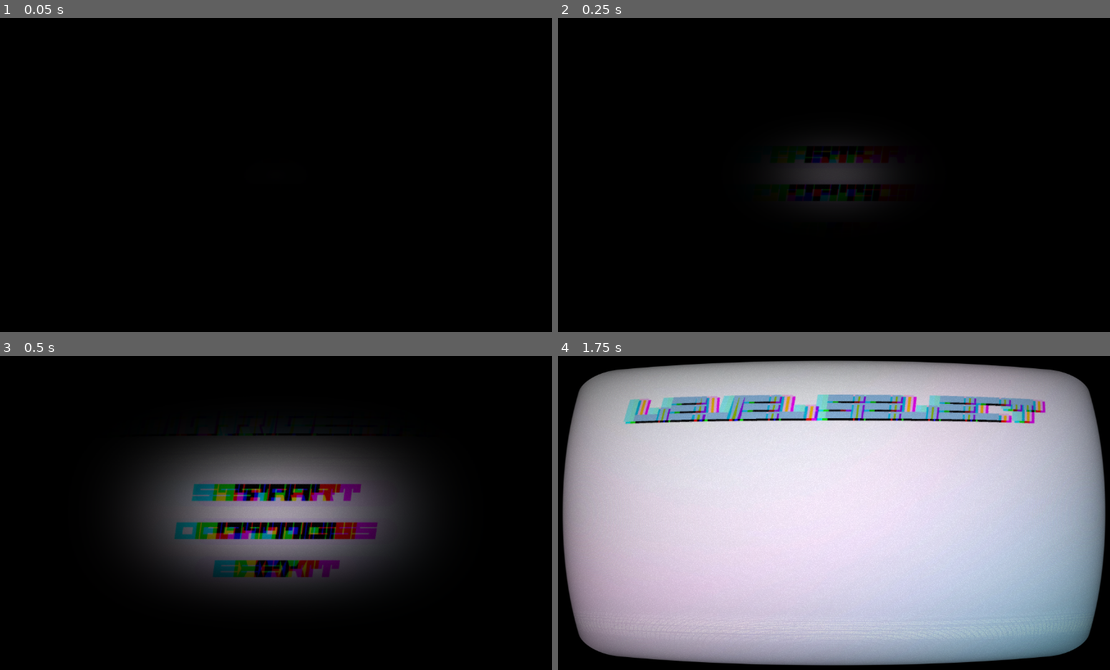
Above: before the commit, frames 1-4 (two rows, left to right).
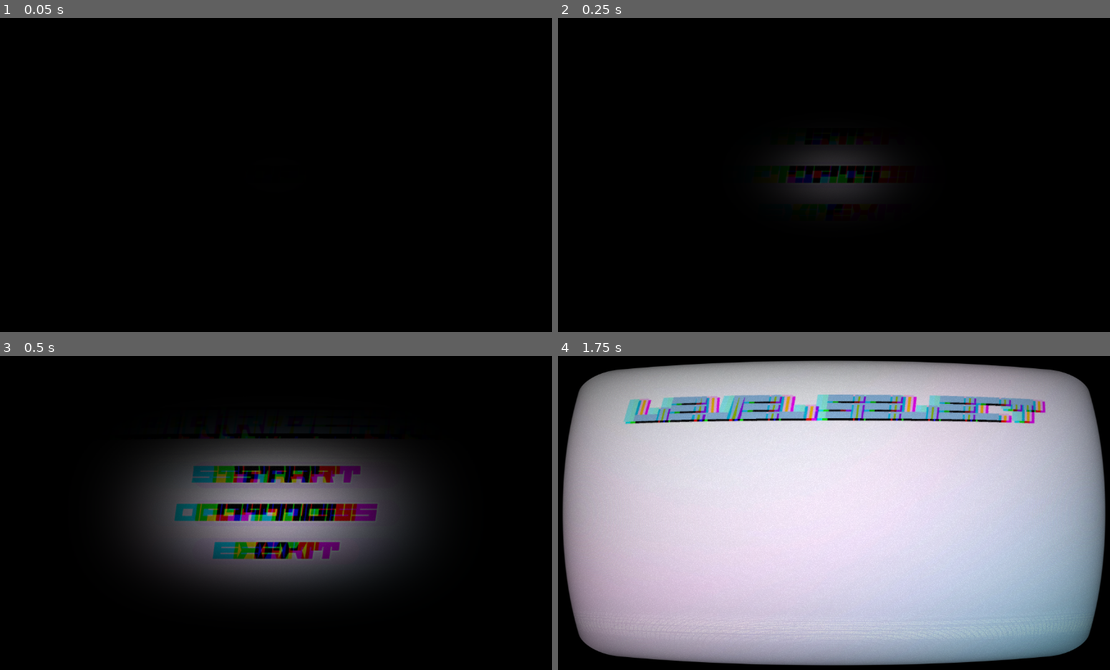
Above: after the commit, the same moments.

Repository: Calverin/Radio-Rideshare
Game: Godot game, scene res://Scenes/Menus/main_menu.tscn
The game is run twice, just before and just after one commit, with the same random seed, the same clock (stepped at 60 frames per second) and the same inputs. The engine's default icon, where the game draws it, is replaced by a stand-in: a white triangle on a blue panel in a dark square. Sound files missing from this copy of the repository are replaced by a short silence.
Inputs (mouse positions are in pixels of both pictures, inside the frame that each line leads up to):
- Up to frame 1 (0.05 s): no input
- Up to frame 2 (0.25 s): no input
- Up to frame 3 (0.5 s): no input
- Up to frame 4 (1.75 s): click "Start" at 0.5 s; move the mouse to (960, 497) at 1.27 s; hold , (quick_right) from 1.28 s (still down); hold Space (honk) from 1.28 s (still down)

The runs differ from the first frame. In frame 2, 1.9% of the frame differs, in the area x 41-60%, y 41-59%; in frame 3, 9.3%, in the area x 31-69%, y 24-71%; in frame 4, nothing differs.

Commit message:
Outlines in main menu

Diff:
--- a/Scenes/Menus/main_menu.tscn
+++ b/Scenes/Menus/main_menu.tscn
@@ -53,10 +53,6 @@
 anchors_preset = 15
 anchor_right = 1.0
 anchor_bottom = 1.0
-offset_left = -164.0
-offset_top = -138.0
-offset_right = 162.0
-offset_bottom = 138.0
 grow_horizontal = 2
 grow_vertical = 2
 mouse_filter = 2
@@ -66,19 +62,20 @@
 [node name="VBoxContainer" type="VBoxContainer" parent="."]
 show_behind_parent = true
 layout_mode = 1
-anchors_preset = 7
+anchors_preset = 8
 anchor_left = 0.5
-anchor_top = 1.0
+anchor_top = 0.5
 anchor_right = 0.5
-anchor_bottom = 1.0
-offset_left = -205.0
-offset_top = -390.0
-offset_right = 205.0
-offset_bottom = -88.0
+anchor_bottom = 0.5
+offset_left = -210.0
+offset_top = -187.5
+offset_right = 210.0
+offset_bottom = 187.5
 grow_horizontal = 2
-grow_vertical = 0
+grow_vertical = 2
 theme = SubResource("Theme_ttqu0")
 theme_override_constants/separation = 24
+alignment = 1
 
 [node name="StartButton" type="Button" parent="VBoxContainer"]
 show_behind_parent = true
@@ -87,6 +84,8 @@
 theme_override_colors/font_pressed_color = Color(0, 0, 0, 1)
 theme_override_colors/font_focus_color = Color(0, 0, 0, 1)
 theme_override_colors/font_color = Color(0, 0, 0, 1)
+theme_override_colors/font_outline_color = Color(1, 1, 1, 1)
+theme_override_constants/outline_size = 12
 theme_override_font_sizes/font_size = 50
 theme_override_styles/focus = SubResource("StyleBoxEmpty_vjd5v")
 theme_override_styles/hover = SubResource("StyleBoxFlat_xwugb")
@@ -101,6 +100,8 @@
 theme_override_colors/font_pressed_color = Color(0, 0, 0, 1)
 theme_override_colors/font_focus_color = Color(0, 0, 0, 1)
 theme_override_colors/font_color = Color(0, 0, 0, 1)
+theme_override_colors/font_outline_color = Color(1, 1, 1, 1)
+theme_override_constants/outline_size = 12
 theme_override_font_sizes/font_size = 50
 theme_override_styles/focus = SubResource("StyleBoxEmpty_7xhif")
 theme_override_styles/hover = SubResource("StyleBoxFlat_xwugb")
@@ -115,6 +116,8 @@
 theme_override_colors/font_pressed_color = Color(0, 0, 0, 1)
 theme_override_colors/font_focus_color = Color(0, 0, 0, 1)
 theme_override_colors/font_color = Color(0, 0, 0, 1)
+theme_override_colors/font_outline_color = Color(1, 1, 1, 1)
+theme_override_constants/outline_size = 12
 theme_override_font_sizes/font_size = 50
 theme_override_styles/focus = SubResource("StyleBoxEmpty_owt4w")
 theme_override_styles/hover = SubResource("StyleBoxFlat_xwugb")
@@ -136,9 +139,10 @@
 grow_horizontal = 2
 theme_override_colors/font_color = Color(0.552941, 0.733333, 0.898039, 1)
 theme_override_colors/font_shadow_color = Color(0, 0, 0, 1)
-theme_override_constants/line_spacing = 5
-theme_override_constants/shadow_offset_x = 5
-theme_override_constants/shadow_offset_y = 4
+theme_override_colors/font_outline_color = Color(0, 0, 0, 1)
+theme_override_constants/shadow_offset_x = 10
+theme_override_constants/shadow_offset_y = 10
+theme_override_constants/outline_size = 24
 theme_override_fonts/font = ExtResource("2_0bc8r")
 theme_override_font_sizes/font_size = 75
 text = "Radio Rideshare"
--- a/Scenes/level_editor.tscn
+++ b/Scenes/level_editor.tscn
@@ -326,6 +326,7 @@
 current = true
 
 [node name="PlayBar" type="MeshInstance3D" parent="Level/View"]
+visible = false
 mesh = SubResource("BoxMesh_phsp2")
 skeleton = NodePath("../..")
 
